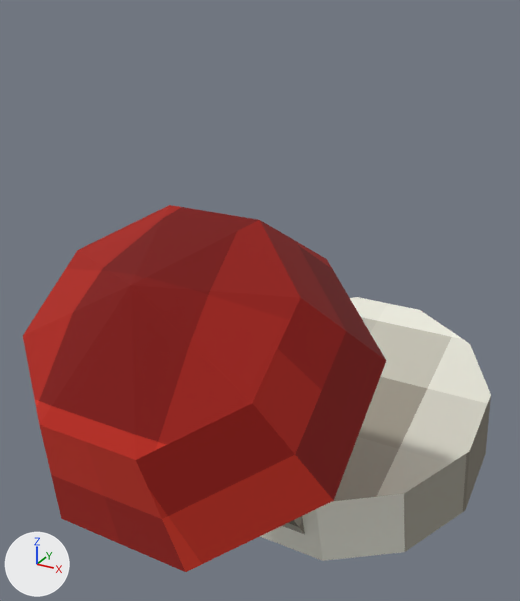
Before and after pictures for a commit that changed the glTF model src/assets/models/JoyStick.glb.
Camera for both pictures: a camera (50 mm lens) standing at (-4.8, -72.7, 128.2) and looking at (-26.0, -34.3, 109.0). Arrows for +X, +Y and +Z are at lower left; the lights stay in place. Where no turn or scale is listed for an object, it has been applied to the vertices.
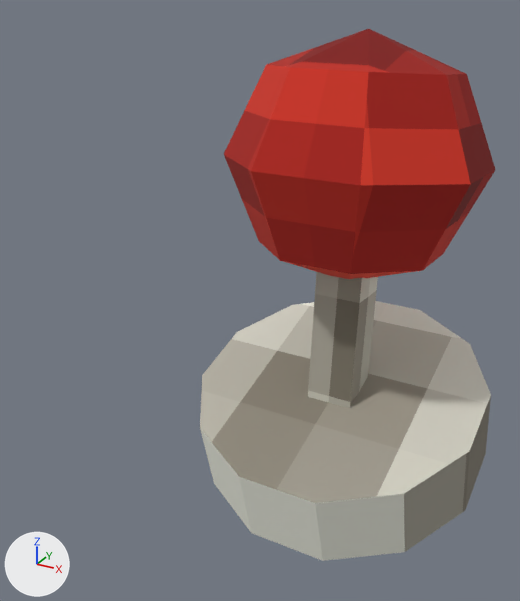
ob_controller is not drawn itself; it is the parent of ob_cube, ob_sphere.

The edits, one by one:
Object 'controller' (ob_controller) moves from (0.78, 4.413, -14.37) to (0.78, 4.413, 15.63).
Object 'controller' (ob_controller) turns from (20, 0, 0) to (-20, 0, 0) degrees about x, y and z.
Object 'cube' (ob_cube) moves from (0.0, 0.0, 36.44) to (0.0, 0.0, 6.439).
Object 'sphere' (ob_sphere) moves from (0.0, 0.0, 36.44) to (0.0, 0.0, 6.439).

Pixel boxes [x1, y1, x2, y2] of what changed, in the pictures (520 x 601 px):
'sphere', moved, turned
    before: [23, 205, 386, 572]
    after: [224, 29, 495, 279]
'cube', moved, turned
    before: [282, 516, 305, 534]
    after: [308, 272, 378, 408]
